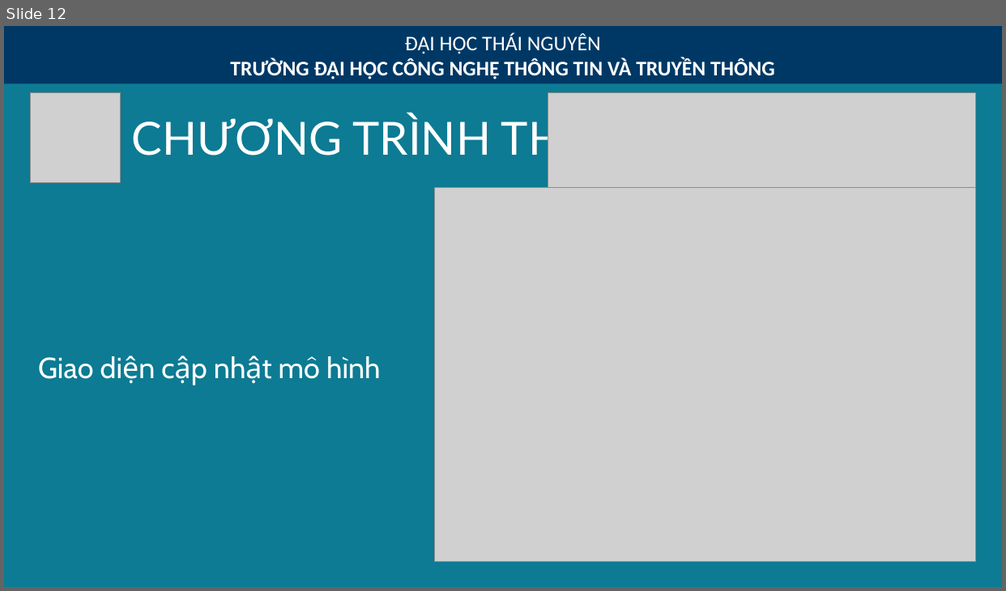
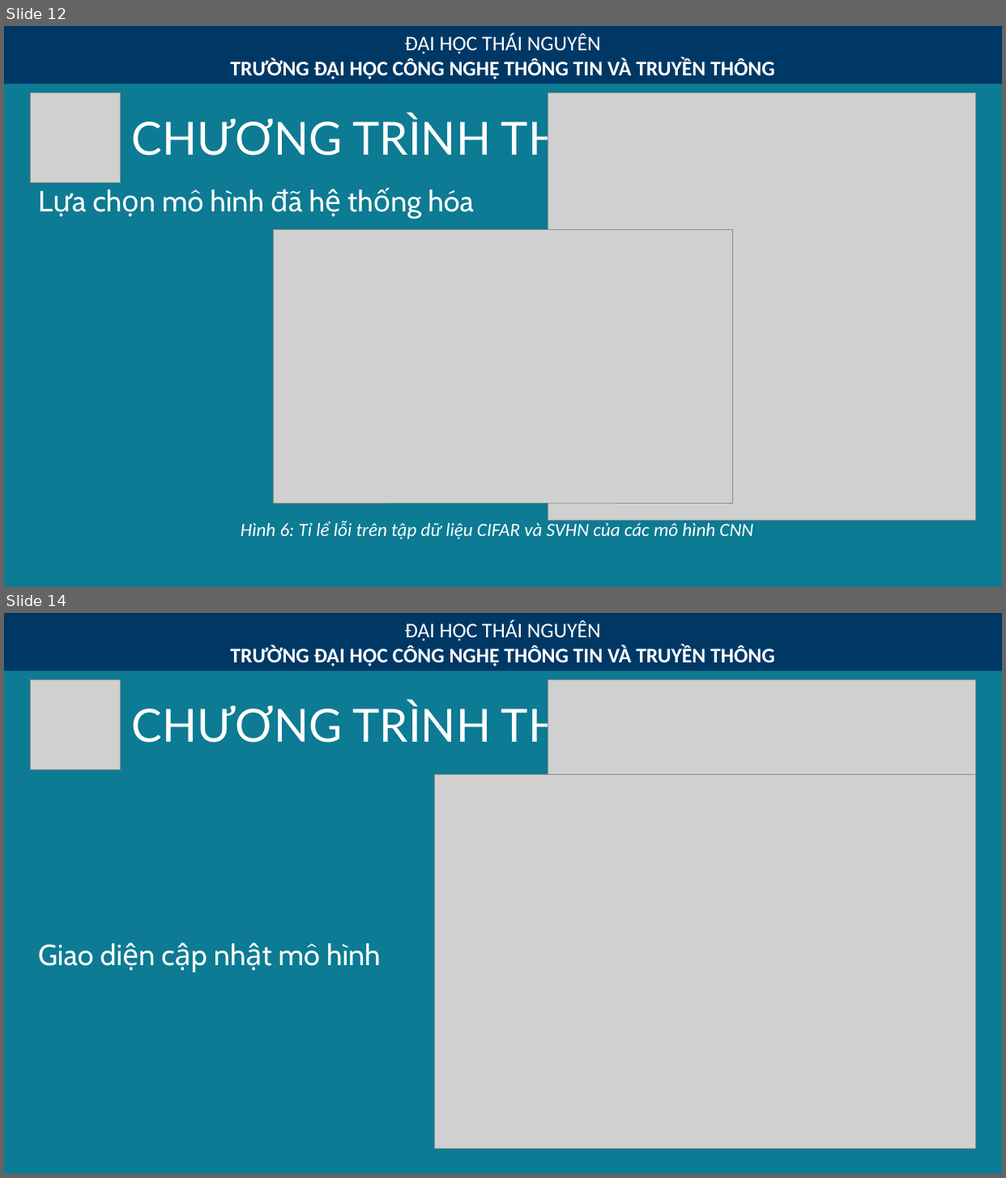
Before and after one commit to klaa/luan_van, a slide deck: Slide_baove.pptx. Shown one above the other, each under a label of ours: slide 12 before the commit, slides 12 and 14 after it; the slides between them are not shown. The pictures are 1006x591 and 1006x1178 pixels, drawn with LibreOffice and Linux fonts; fonts in the diff are those of the drawing; grey boxes stand for pictures. Boxes give left, top, right and bottom in pixels: in the first picture for what was removed or moved away, otherwise in the second. Text is boxed around its words. In the diff, an @@ line names an element or a change of style, - is before the commit and + after.

```diff
--- a/Slide_baove.pptx
+++ b/Slide_baove.pptx
@@ slide 12 added at [4,26,1002,587], background #0C7B93 @@
@@ rectangle added at [4,26,1002,84], fill #003865, 20 pt, text #FFFFFF, bold @@
+ĐẠI HỌC THÁI NGUYÊN
+TRƯỜNG ĐẠI HỌC CÔNG NGHỆ THÔNG TIN VÀ TRUYỀN THÔNG
@@ picture added at [31,92,121,182] @@
@@ picture added at [548,92,975,520] @@
@@ title added at [132,114,602,163], 44 pt, text #FFFFFF @@
+CHƯƠNG TRÌNH THỬ NGHIỆM
@@ text added at [162,190,473,212], 28 pt, text #FFFFFF @@
+Lựa chọn mô hình đã hệ thống hóa
@@ picture added at [274,229,733,504] @@
@@ text added at [241,520,753,540], 18 pt, text #FFFFFF, italic @@
+Hình 6: Tỉ lể lỗi trên tập dữ liệu CIFAR và SVHN của các mô hình CNN
@@ what was slide 12 is now slide 14 @@
```
Also in this commit, not shown: 3 slides changed, 2 other slides added, 32 other files.
